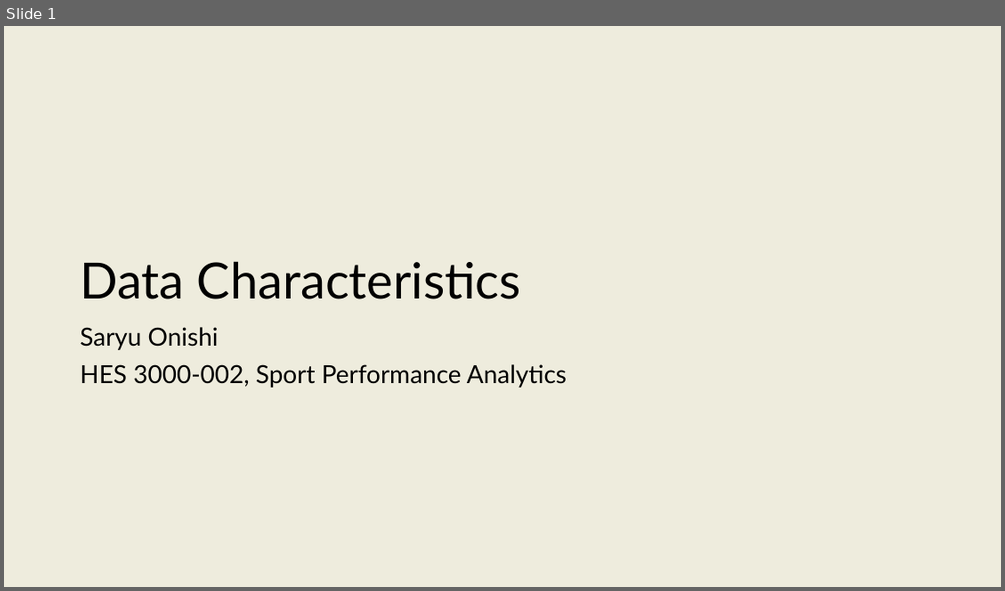
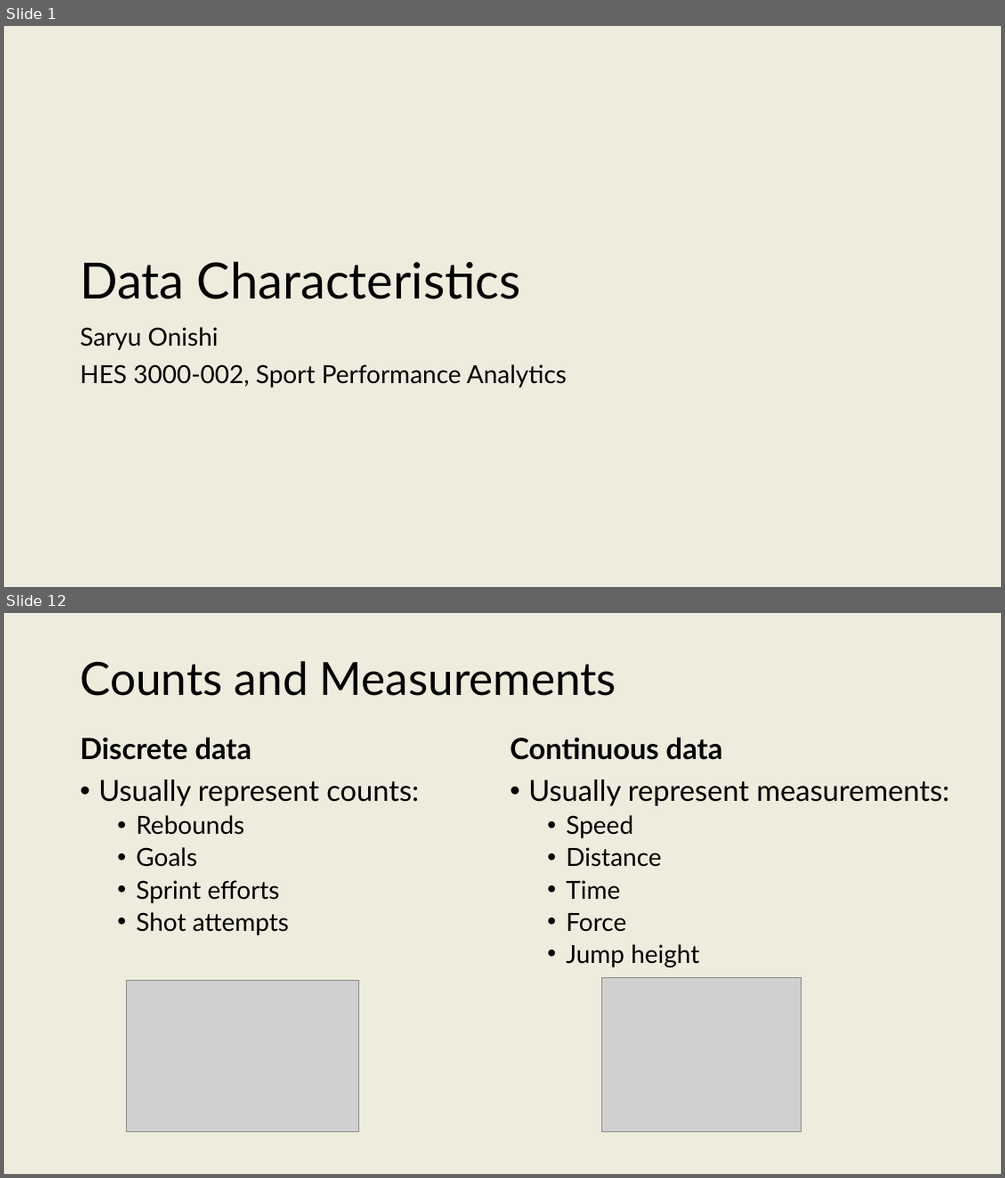
Before and after one commit to onishisaryu/HES-3000-Sports-Data-Analytics, a slide deck: pptx/Lecture6.pptx. Shown one above the other, each under a label of ours: slide 1 before the commit, slides 1 and 12 after it; the slides between them are not shown. The pictures are 1005x591 and 1005x1178 pixels, drawn with LibreOffice and Linux fonts; fonts in the diff are those of the drawing; grey boxes stand for pictures. Boxes give left, top, right and bottom in pixels: in the first picture for what was removed or moved away, otherwise in the second. Text is boxed around its words. In the diff, an @@ line names an element or a change of style, - is before the commit and + after.

```diff
--- a/pptx/Lecture6.pptx
+++ b/pptx/Lecture6.pptx
@@ slide 12 added at (4, 613, 1001, 1174), background #EEECDD @@
@@ title added at (80, 661, 616, 696), 44 pt, text #000000 @@
+Counts and Measurements
@@ text added at (80, 737, 419, 935), 24 pt, text #000000 @@
+Discrete data
+• Usually represent counts:
+  • Rebounds
+  • Goals
+  • Sprint efforts
+  • Shot attempts
@@ text added at (510, 737, 949, 967), 28 pt, text #000000 @@
+Continuous data
+• Usually represent measurements:
+  • Speed
+  • Distance
+  • Time
+  • Force
+  • Jump height
@@ picture added at (127, 981, 359, 1131) @@
@@ picture added at (602, 978, 801, 1132) @@
```
Also in this commit, not shown: 1 slide changed, 28 other slides added, 3 other files.
